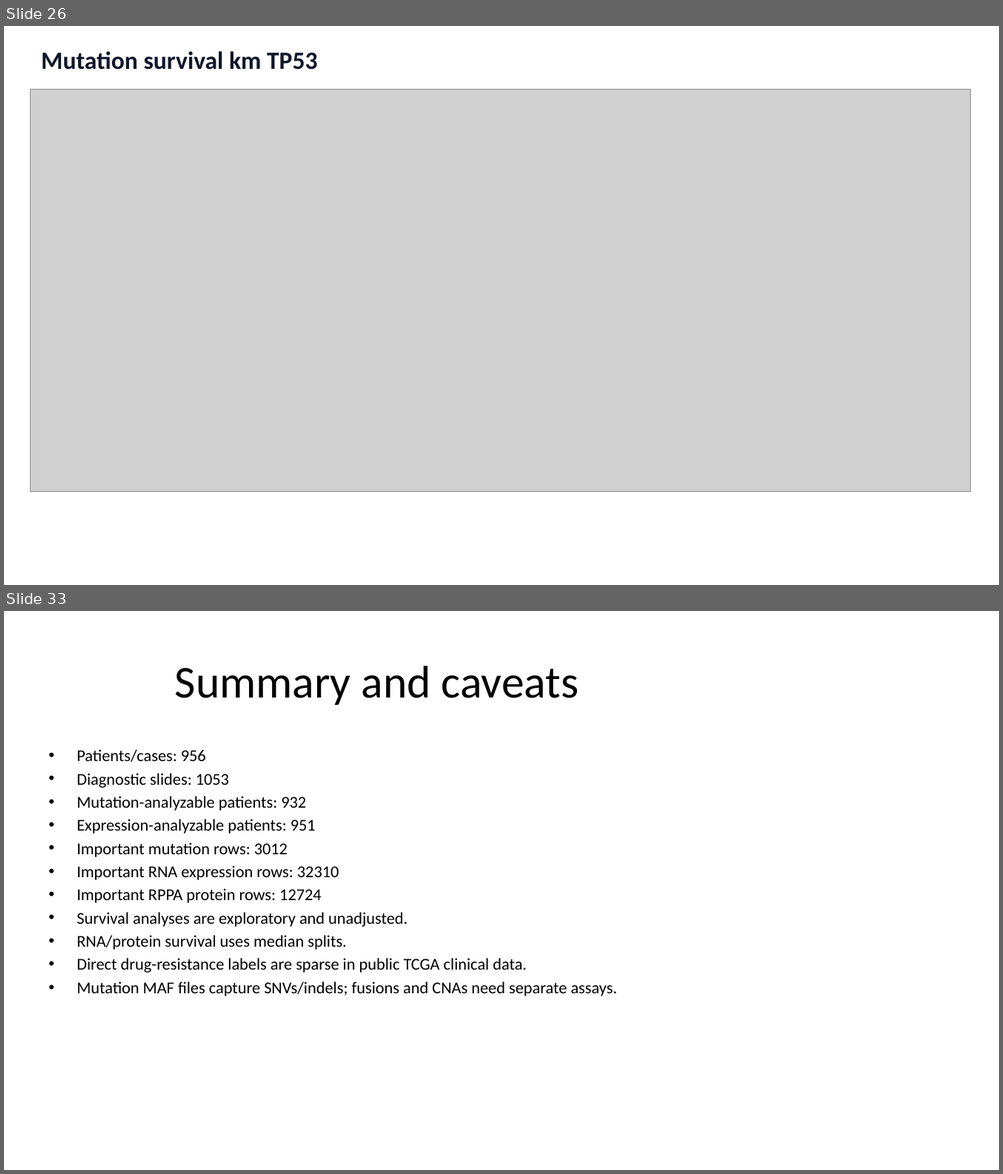
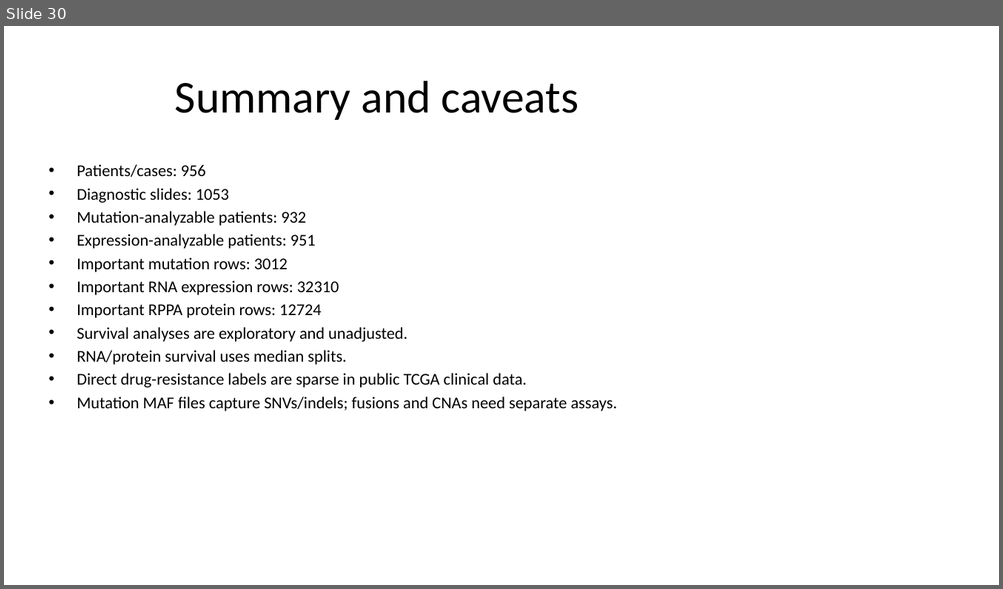
Before and after one commit to aonkondey01/HistoGEN-NucleateNY-NextGen-BioAgents-Hackathon, a slide deck: data/tcga_lung/important_lung_genes/visual_report/TCGA_Lung_Visual_Summary.pptx. Shown one above the other, each under a label of ours: slides 26 and 33 before the commit, slide 30 after it; the slides between them are not shown. The pictures are 1003x1174 and 1003x589 pixels, drawn with LibreOffice and Linux fonts; fonts in the diff are those of the drawing; grey boxes stand for pictures. Boxes give left, top, right and bottom in pixels: in the first picture for what was removed or moved away, otherwise in the second. Text is boxed around its words. In the diff, an @@ line names an element or a change of style, - is before the commit and + after.

```diff
--- a/data/tcga_lung/important_lung_genes/visual_report/TCGA_Lung_Visual_Summary.pptx
+++ b/data/tcga_lung/important_lung_genes/visual_report/TCGA_Lung_Visual_Summary.pptx
@@ slide 26 removed at bbox=[4, 26, 999, 585], background #FFFFFF @@
@@ text removed at bbox=[41, 51, 318, 70] @@
-Mutation survival km TP53
@@ picture removed at bbox=[30, 90, 970, 492] @@
@@ what was slide 33 is now slide 30 @@
```
Also in this commit, not shown: 7 slides changed, 2 other slides removed, 15 other files.
